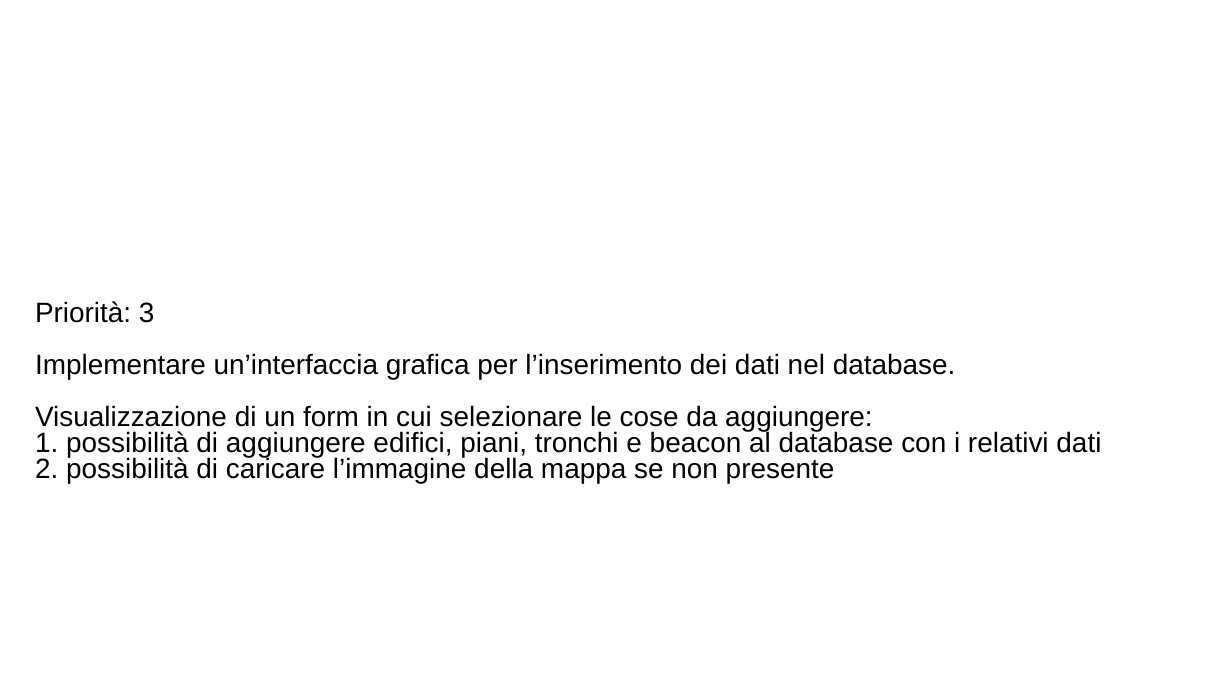
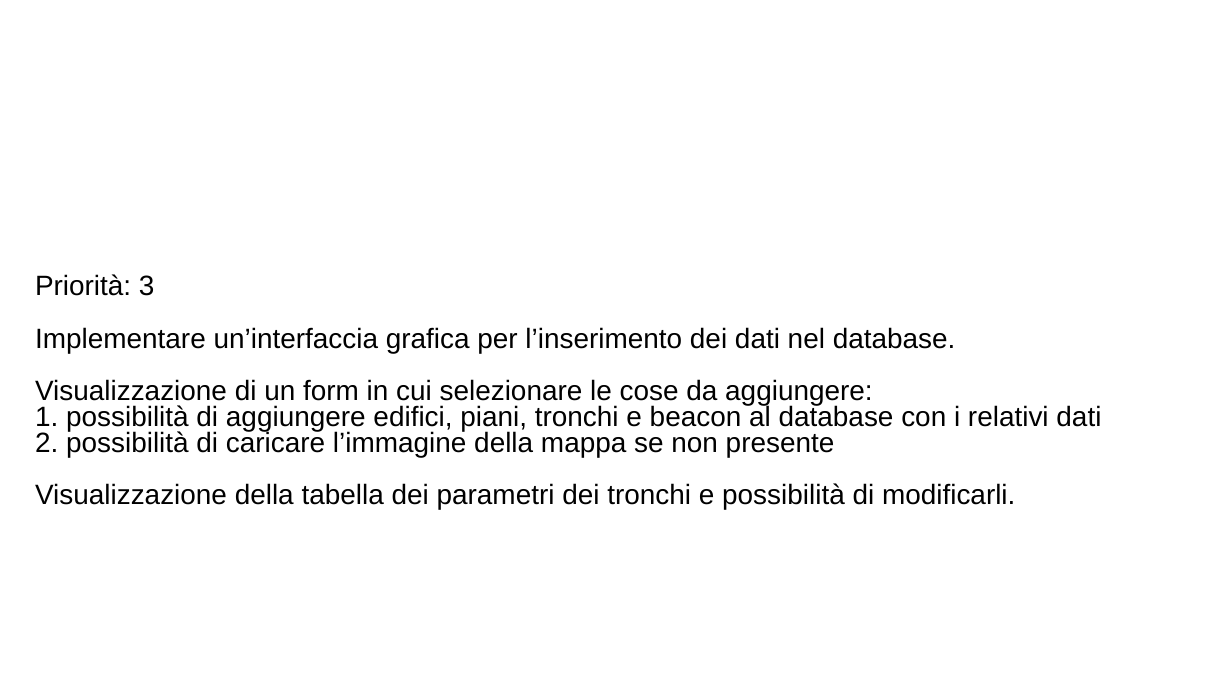
Before and after one commit to ecorradini/ProgettoIDS, a slide deck: slide 5 of AnalisiRequisiti/User Stories/UserStories.ppt. Drawn at 1232x693 pixels with LibreOffice and Linux fonts; fonts in the diff are those of the drawing; background and template pictures are left out. Boxes give left, top, right and bottom in pixels: in the first picture for what was removed or moved away, otherwise in the second. Text is boxed around its words. In the diff, an @@ line names an element or a change of style, - is before the commit and + after.

```diff
--- a/AnalisiRequisiti/User Stories/UserStories.ppt
+++ b/AnalisiRequisiti/User Stories/UserStories.ppt
@@ text at bbox=[35, 483, 1015, 510]: paragraph added @@
+Visualizzazione della tabella dei parametri dei tronchi e possibilità di modificarli.
```
Also in this commit, not shown: 10 other files.
